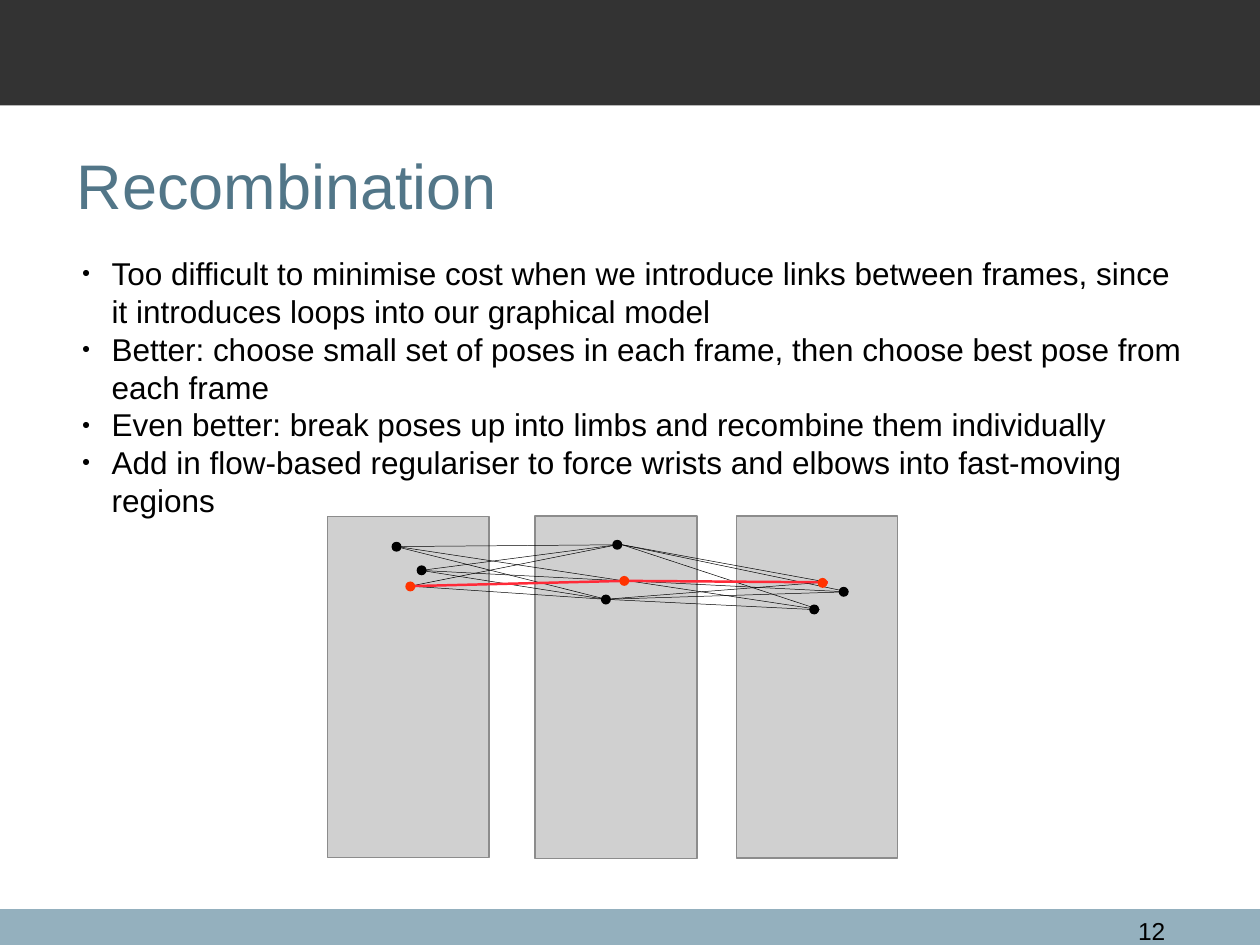
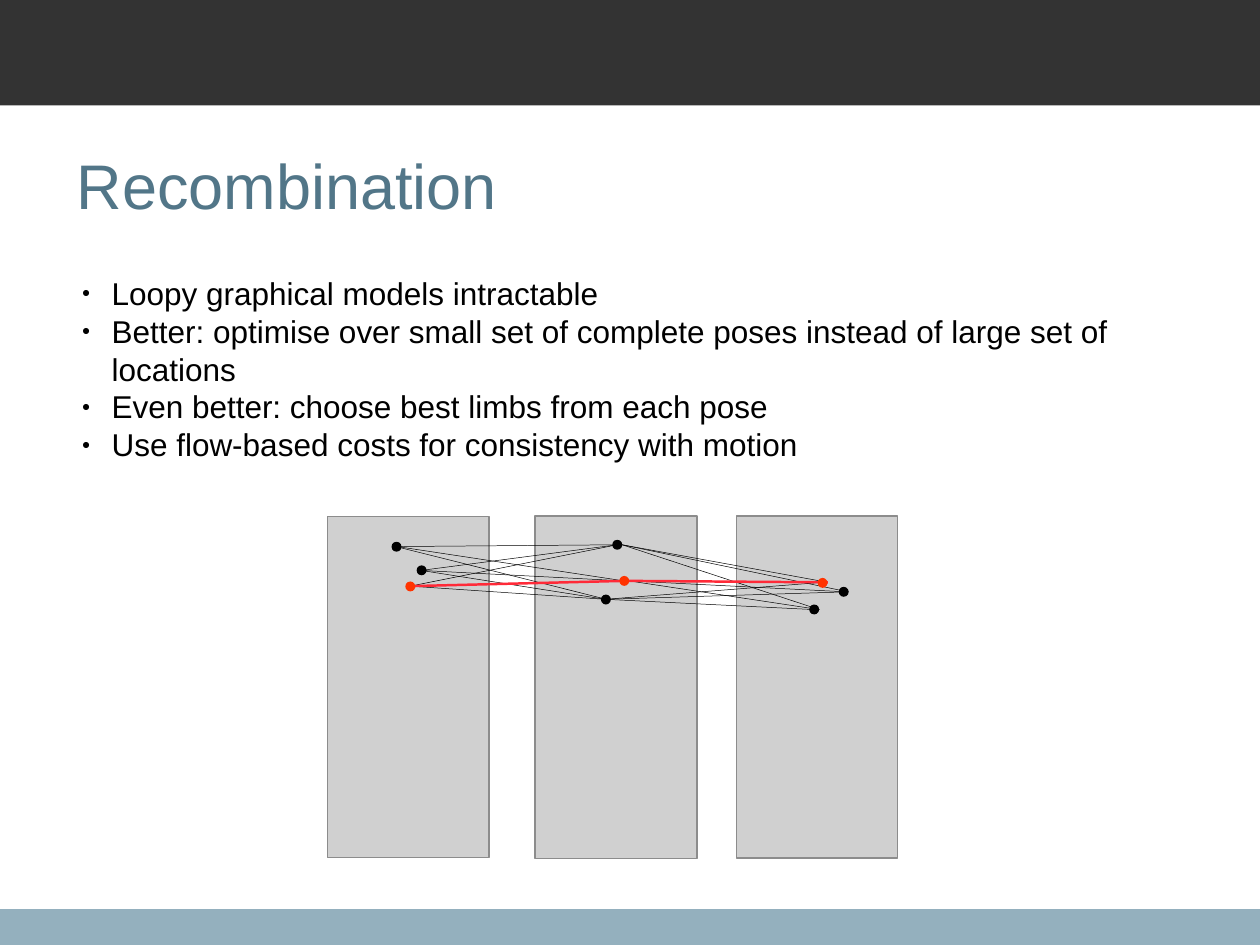
Before and after one commit to qxcv/comp2560, a slide deck: slide 12 of presentation/presentation.odp. Drawn at 1260x945 pixels with LibreOffice and Linux fonts; fonts in the diff are those of the drawing; grey boxes stand for pictures; background and template pictures are left out. Boxes give left, top, right and bottom in pixels: in the first picture for what was removed or moved away, otherwise in the second. Text is boxed around its words. In the diff, an @@ line names an element or a change of style, - is before the commit and + after.

```diff
--- a/presentation/presentation.odp
+++ b/presentation/presentation.odp
@@ text at bbox=[112, 282, 1107, 462]: text changed @@
-● Too difficult to minimise cost when we introduce links between frames, since it introduces loops into our graphical model
-● Better: choose small set of poses in each frame, then choose best pose from each frame
-● Even better: break poses up into limbs and recombine them individually
-● Add in flow-based regulariser to force wrists and elbows into fast-moving regions
+● Loopy graphical models intractable
+● Better: optimise over small set of complete poses instead of large set of locations
+● Even better: choose best limbs from each pose
+● Use flow-based costs for consistency with motion
@@ page number removed at bbox=[1138, 923, 1165, 940] @@
-12
```
Also in this commit, not shown: 16 other slides changed, 3 other files.
